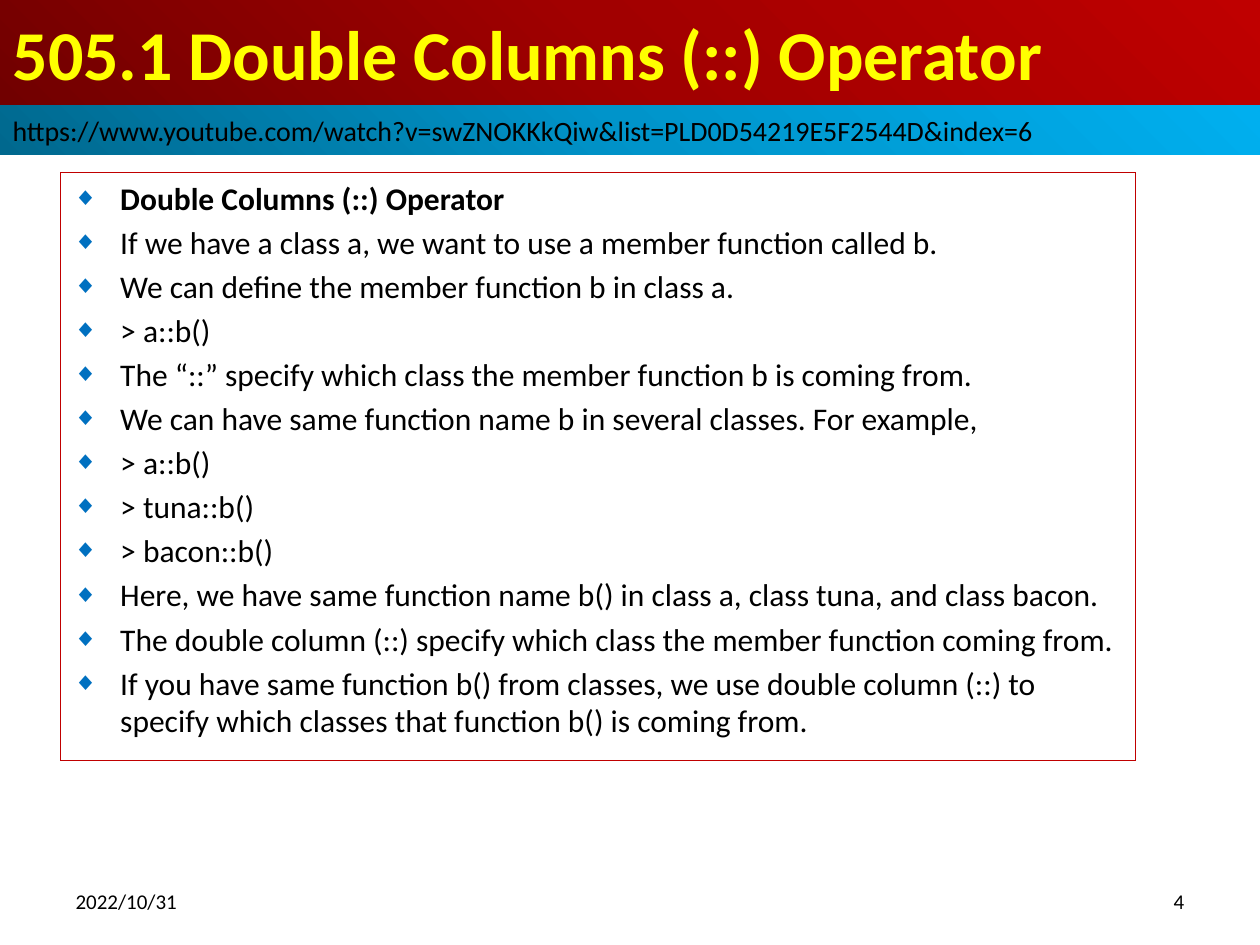
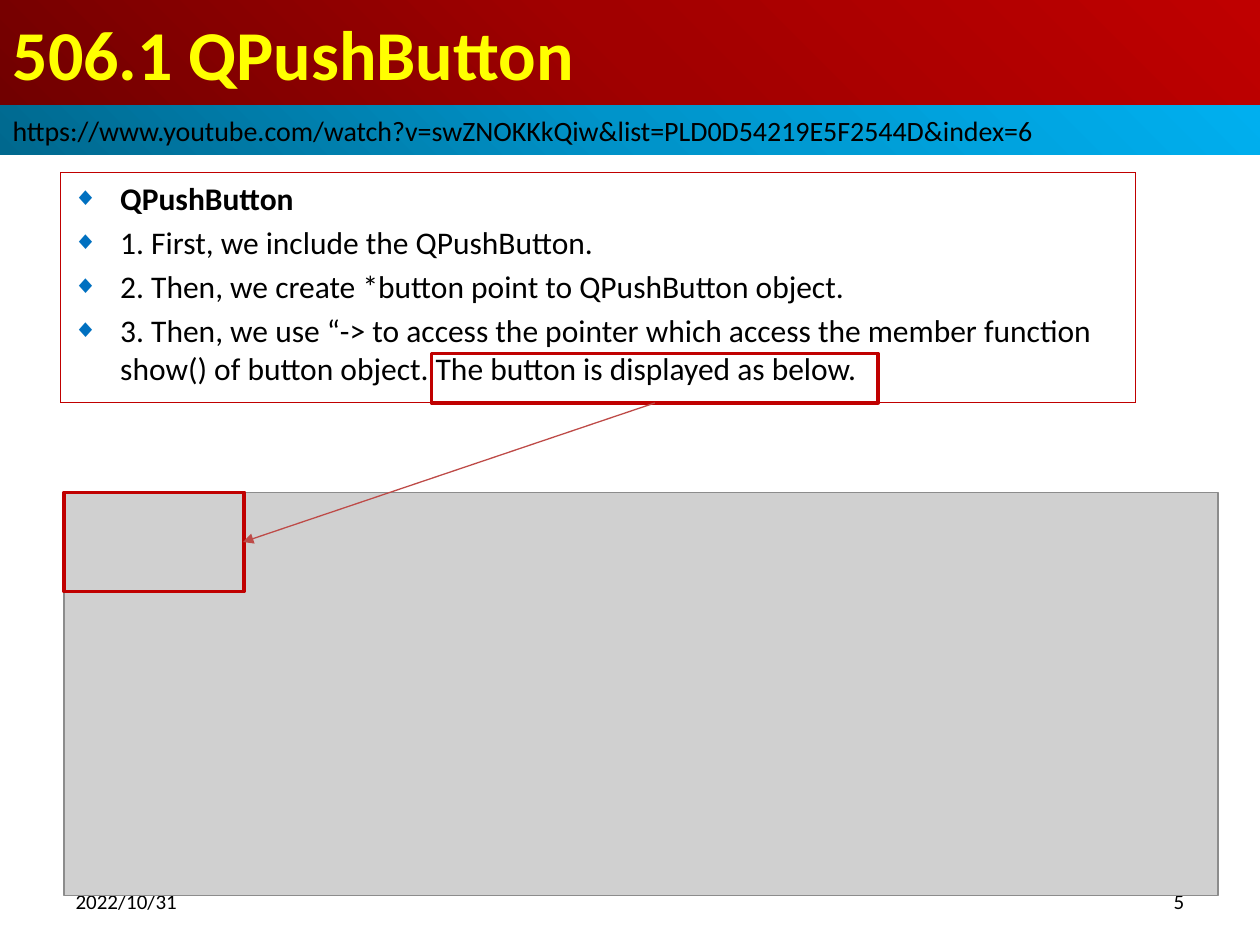
Before and after one commit to peterhchen/012_Qt, a slide deck: slide 5 of 506_Singal_Slot.pptx (slide 4 before the commit). Drawn at 1260x945 pixels with LibreOffice and Linux fonts; fonts in the diff are those of the drawing; grey boxes stand for pictures. Boxes give left, top, right and bottom in pixels: in the first picture for what was removed or moved away, otherwise in the second. Text is boxed around its words. In the diff, an @@ line names an element or a change of style, - is before the commit and + after.

```diff
--- a/506_Singal_Slot.pptx
+++ b/506_Singal_Slot.pptx
@@ title at box(13, 31, 574, 89): text changed @@
-505.1 Double Columns (::) Operator
+506.1 QPushButton
@@ subtitle "QPushButton": place and size @@
-subtitle "QPushButton" at box(60, 173, 1137, 761)
+subtitle "QPushButton" at box(60, 173, 1137, 403)
@@ subtitle at box(120, 188, 1091, 386): text changed @@
-◆ Double Columns (::) Operator
-◆ If we have a class a, we want to use a member function called b.
-◆ We can define the member function b in class a.
-◆ > a::b()
-◆ The “::” specify which class the member function b is coming from.
-◆ We can have same function name b in several classes. For example,
-◆ > a::b()
-◆ > tuna::b()
-◆ > bacon::b()
-◆ Here, we have same function name b() in class a, class tuna, and class bacon.
-◆ The double column (::) specify which class the member function coming from.
-◆ If you have same function b() from classes, we use double column (::) to specify which classes that function b() is coming from.
+◆ QPushButton
+◆ 1. First, we include the QPushButton.
+◆ 2. Then, we create *button point to QPushButton object.
+◆ 3. Then, we use “-> to access the pointer which access the member function show() of button object. The button is displayed as below.
@@ rectangle added at box(432, 354, 878, 403), outline #C00000 2 pt @@
@@ arrow added from (655, 403) to (243, 542), #BF4C48 0.75 pt @@
@@ picture added at box(64, 493, 1218, 896) @@
@@ rectangle added at box(64, 493, 244, 592), outline #C00000 2 pt @@
@@ page number at box(1174, 891, 1185, 909): text changed @@
-4
+5
```
Also in this commit, not shown: 2 other slides changed, 11 slides added, 2 other files.
